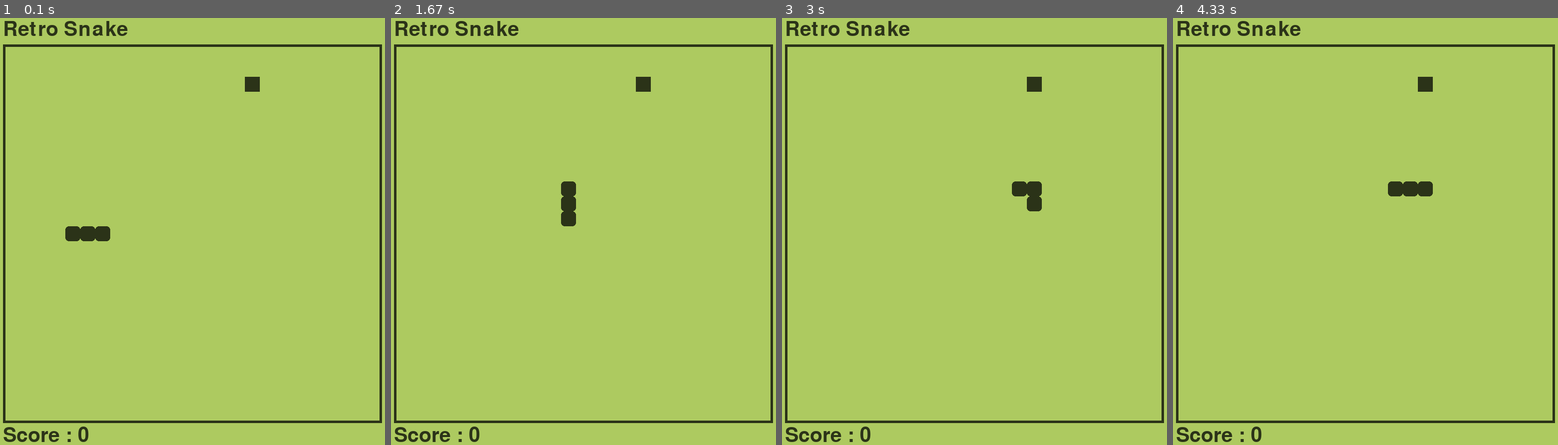
Above: before the commit, frames 1-4 (left to right).
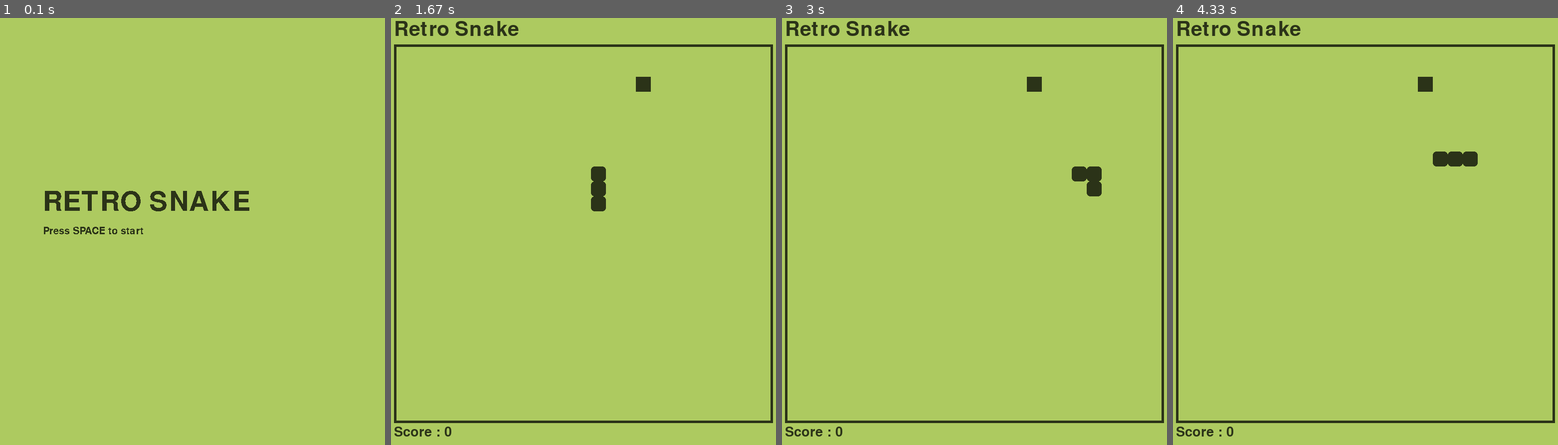
Above: after the commit, the same moments.

Repository: Antho855/Pygame_Projects
Game: pygame game, started from 3_snake/main.py
Two runs of this game, one before a commit and one after it. Both use one fixed random seed, a clock stepped at 60 frames per second and the inputs below.
Inputs:
- Up to frame 1 (0.1 s): no input
- Up to frame 2 (1.67 s): tap Space at 0.33, 1.23, 1.53 s; hold Up 1.17-1.63 s
- Up to frame 3 (3 s): hold Right 1.67-2.13 s; tap Space at 1.73, 2.03, 2.23, 2.53, 2.8 s; hold Left 2.17-2.7 s; hold Down from 2.73 s (still down)
- Up to frame 4 (4.33 s): release Down at 3.03 s; hold Left 3.07-3.47 s; tap Space at 3.13, 3.43, 3.57, 3.97, 4.27 s; hold Up 3.5-3.87 s; hold Right from 3.9 s (still down)

The runs differ from the first frame. In frame 1, 4.8% of the frame differs, in the area x 0-100%, y 0-100%; in frame 2, 1.1%; in frame 3, 1.1%; in frame 4, 1.1%.

Commit message:
Add a intro screen & collisions with the tail

Diff:
--- a/3_snake/game.py
+++ b/3_snake/game.py
@@ -21,6 +21,7 @@
             self.snake.update()
             self.food_collision()
             self.border_collision()
+            self.tail_collision()
 
     def food_collision(self):
         if self.snake.body[-1] == self.food.position:
@@ -34,34 +35,75 @@
         if self.snake.body[-1][1] == NB_CELL or self.snake.body[-1][1] == -1:
             self.game_over()
 
+    def tail_collision(self):
+        if self.snake.body[-1] in self.snake.body[:-1]:
+            self.game_over()
+
     def game_over(self):
         self.snake.reset()
         self.food.position = self.food.generate_pos(self.snake.body)
         self.state = "STOPPED"
         self.score = 0
 
+    def reset_game(self):
+        self.snake.reset()
+        self.food.position = self.food.generate_pos(self.snake.body)
+        self.score = 0
+        self.state = "RUNNING"
+        pygame.time.set_timer(SNAKE_UPDATE, 200)
+
+
+    # Relancer le timer s'il a été stoppé
+    pygame.time.set_timer(SNAKE_UPDATE, 150)
+
+    def intro_message(self):
+        title_font = pygame.font.Font(None, 80)
+        instruction_font = pygame.font.Font(None, 30)
+        screen.fill(GREEN)
+        title_text = title_font.render("RETRO SNAKE", False, DARK_GREEN)
+        instruction_text = instruction_font.render("Press SPACE to start", False, DARK_GREEN)
+        screen.blit(title_text, (2*OFFSET,NB_CELL//2 *CELL_SIZE))
+        screen.blit(instruction_text, (2*OFFSET, OFFSET + NB_CELL//2 *CELL_SIZE))
+        pygame.display.update()
+
     def run(self):
         title_font = pygame.font.Font(None, 60)
         score_font = pygame.font.Font(None, 40)
+        game_active = False
+
         while True:
             for event in pygame.event.get():
-                if event.type == SNAKE_UPDATE:
-                    self.update()
                 if event.type == pygame.QUIT:
                     pygame.quit()
                     exit()
+                if event.type == SNAKE_UPDATE:
+                    self.update()
                 if event.type == pygame.KEYDOWN:
-                    if self.state == "STOPPED":
-                        self.state = "RUNNING"
+                    self.state = "RUNNING"
 
-            self.snake.key_input()
-            screen.fill(GREEN)
-            pygame.draw.rect(screen, DARK_GREEN,(OFFSET-5, OFFSET-5, CELL_SIZE*NB_CELL+10, CELL_SIZE*NB_CELL+10),5) # Border
-            title_surf = title_font.render("Retro Snake", True, DARK_GREEN)
-            screen.blit(title_surf, (OFFSET - 5,20))
-            score_surf = title_font.render(f"Score : {self.score}", True, DARK_GREEN)
-            screen.blit(score_surf, (OFFSET - 5, OFFSET + CELL_SIZE * NB_CELL + 10))
-            self.draw()
+            keys = pygame.key.get_pressed()
+            # Start the game with SPACE from intro screen
+            if keys[pygame.K_SPACE] and not game_active:
+                game_active = True
 
+            if game_active:
+                self.snake.key_input()
+                screen.fill(GREEN)
+
+                # Bordure
+                pygame.draw.rect(screen, DARK_GREEN, (OFFSET-5, OFFSET-5, CELL_SIZE*NB_CELL+10, CELL_SIZE*NB_CELL+10), 5)
+
+                # Titres
+                title_surf = title_font.render("Retro Snake", True, DARK_GREEN)
+                screen.blit(title_surf, (OFFSET - 5, 20))
+                score_surf = score_font.render(f"Score : {self.score}", True, DARK_GREEN)
+                screen.blit(score_surf, (OFFSET - 5, OFFSET + CELL_SIZE * NB_CELL + 10))
+
+                self.draw()
+
+                pygame.display.update()
+                clock.tick(60)
+
+            else:
+                self.intro_message()
             pygame.display.update()
-            clock.tick(60)
